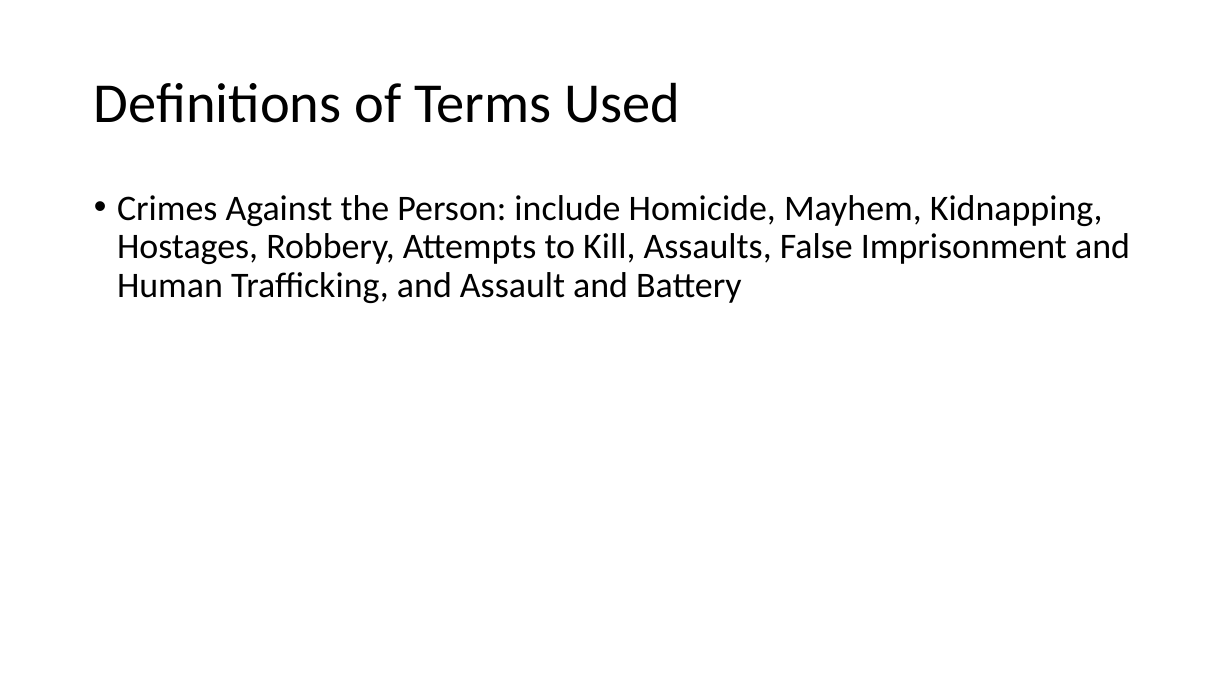
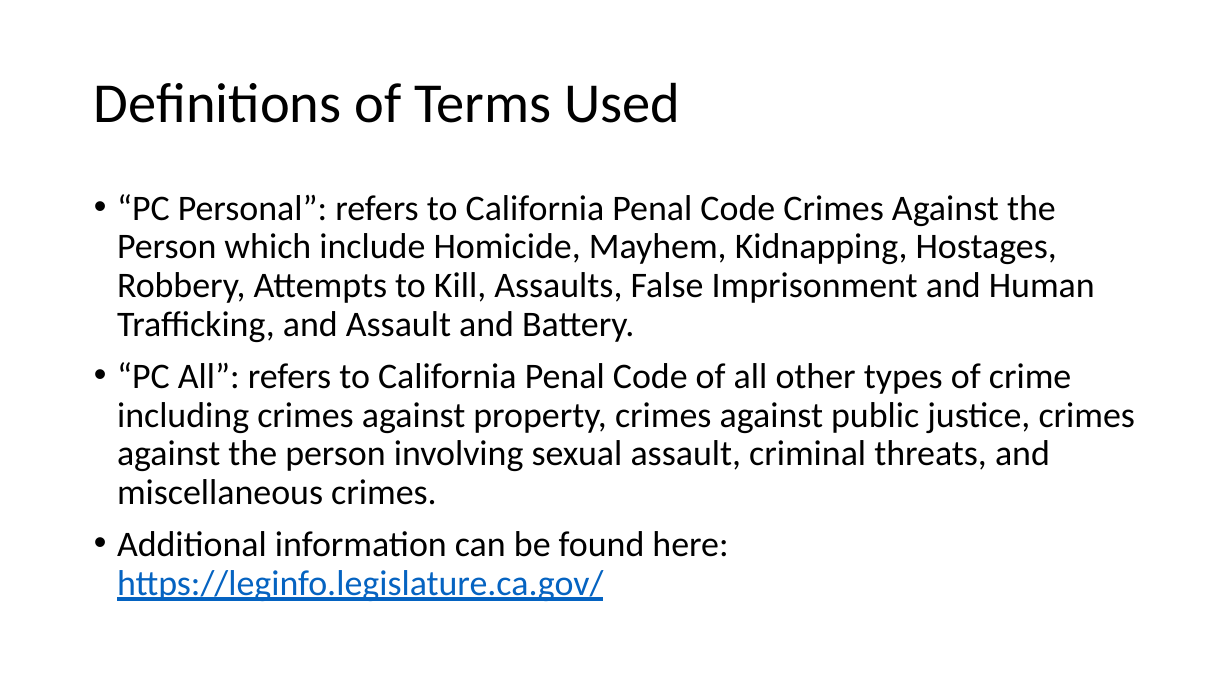
Before and after one commit to sean-galloway/Crime_and_Poverty, a slide deck: slide 4 of Project_1_Presentation.pptx. Drawn at 1232x693 pixels with LibreOffice and Linux fonts; fonts in the diff are those of the drawing. Boxes give left, top, right and bottom in pixels: in the first picture for what was removed or moved away, otherwise in the second. Text is boxed around its words. In the diff, an @@ line names an element or a change of style, - is before the commit and + after.

```diff
--- a/Project_1_Presentation.pptx
+++ b/Project_1_Presentation.pptx
@@ text at <box>117,194,1135,601</box>: text changed @@
-• Crimes Against the Person: include Homicide, Mayhem, Kidnapping, Hostages, Robbery, Attempts to Kill, Assaults, False Imprisonment and Human Trafficking, and Assault and Battery
+• “PC Personal”: refers to California Penal Code Crimes Against the Person which include Homicide, Mayhem, Kidnapping, Hostages, Robbery, Attempts to Kill, Assaults, False Imprisonment and Human Trafficking, and Assault and Battery.
+• “PC All”: refers to California Penal Code of all other types of crime including crimes against property, crimes against public justice, crimes against the person involving sexual assault, criminal threats, and miscellaneous crimes.
+• Additional information can be found here: https://leginfo.legislature.ca.gov/
```
Also in this commit, not shown: 1 other slide changed, 1 slide added, 1 other file.
